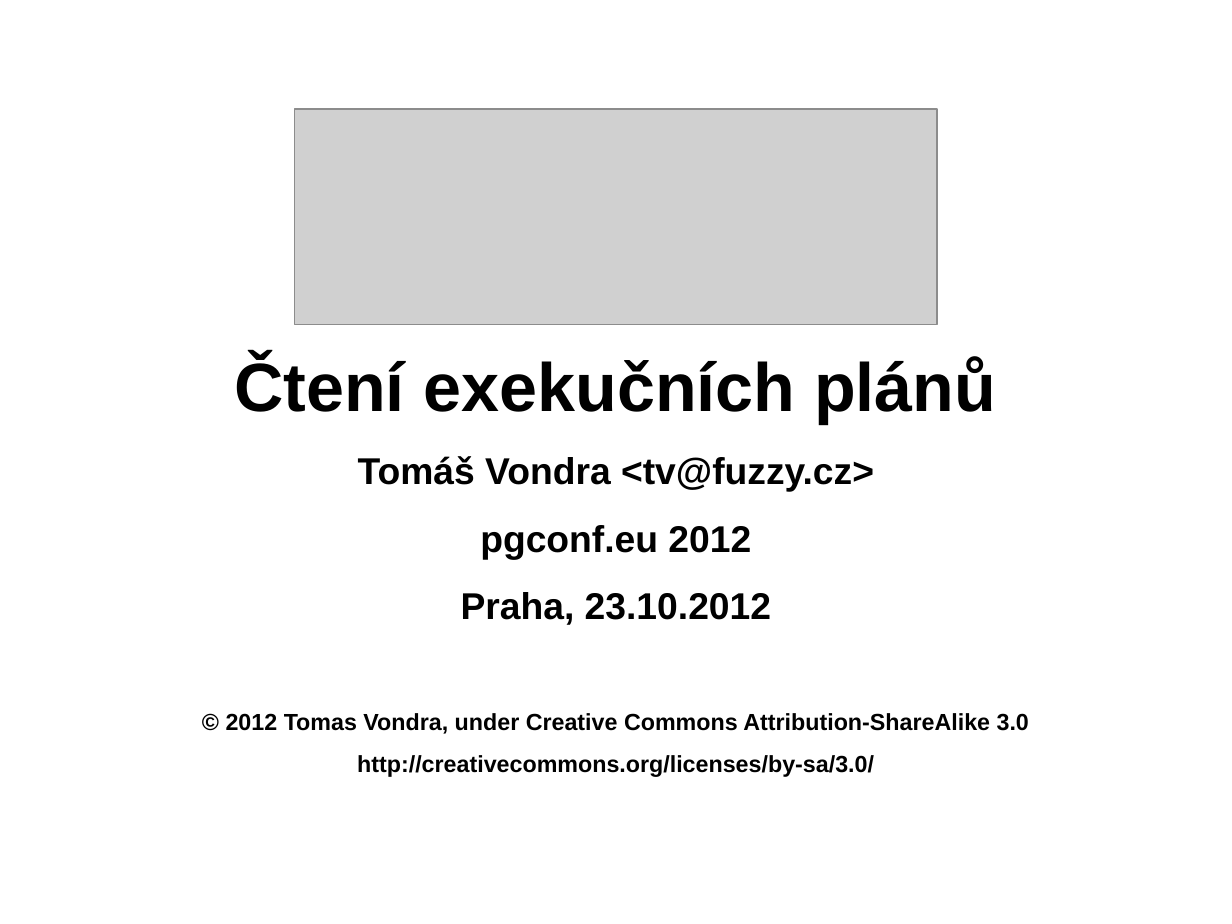
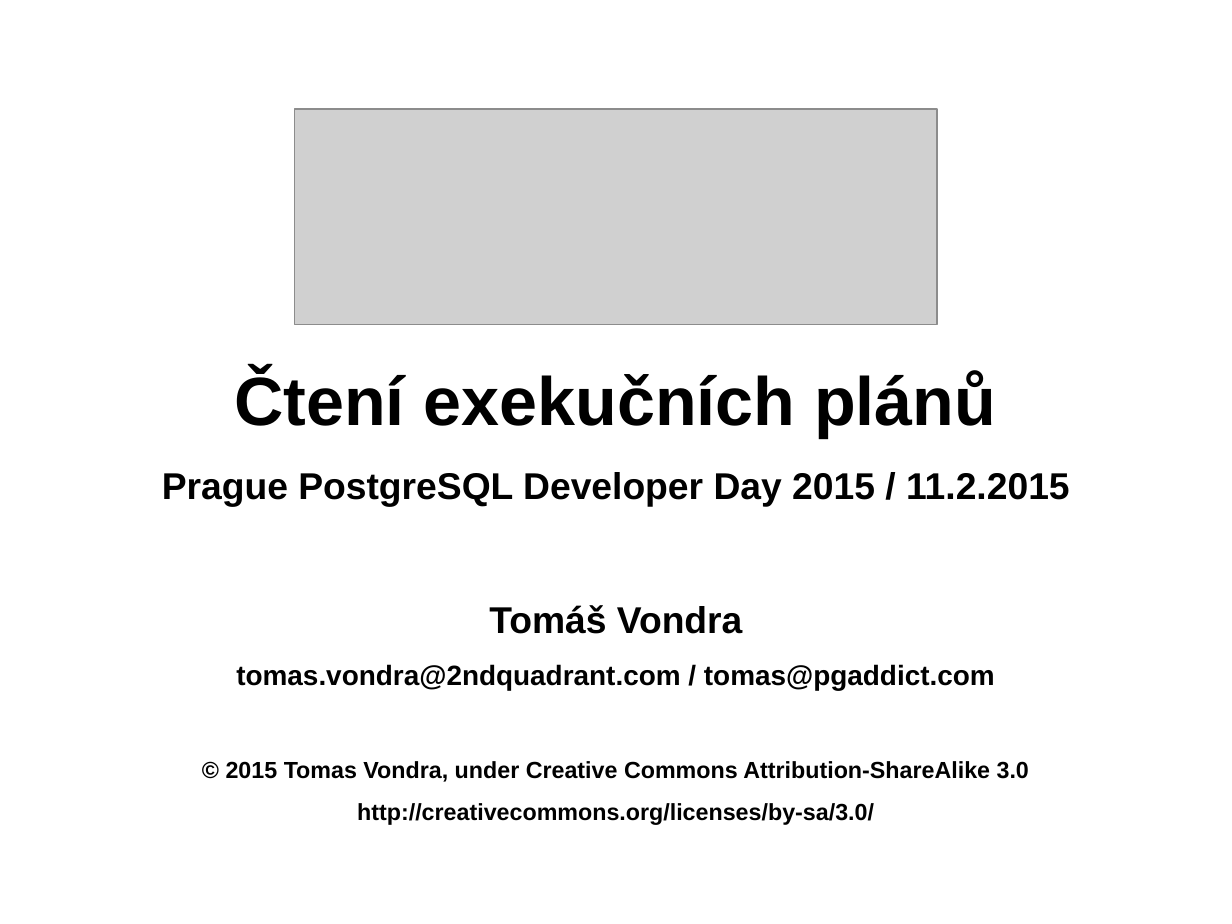
Before and after one commit to tvondra/explain_training, a slide deck: slide 1 of explain-training.odp. Drawn at 1232x924 pixels with LibreOffice and Linux fonts; fonts in the diff are those of the drawing; grey boxes stand for pictures. Boxes give left, top, right and bottom in pixels: in the first picture for what was removed or moved away, otherwise in the second. Text is boxed around its words. In the diff, an @@ line names an element or a change of style, - is before the commit and + after.

```diff
--- a/explain-training.odp
+++ b/explain-training.odp
@@ subtitle "Čtení exekučních plánů": place and size @@
-subtitle "Čtení exekučních plánů" at (226, 357, 1029, 777)
+subtitle "Čtení exekučních plánů" at (162, 371, 1070, 825)
@@ subtitle at (162, 472, 1070, 782): text changed @@
-Tomáš Vondra <tv@fuzzy.cz>
-pgconf.eu 2012
-Praha, 23.10.2012
-© 2012 Tomas Vondra, under Creative Commons Attribution-ShareAlike 3.0
+Prague PostgreSQL Developer Day 2015 / 11.2.2015
+Tomáš Vondra
+tomas.vondra@2ndquadrant.com / tomas@pgaddict.com
+© 2015 Tomas Vondra, under Creative Commons Attribution-ShareAlike 3.0
```
Also in this commit, not shown: 1 slide added.
